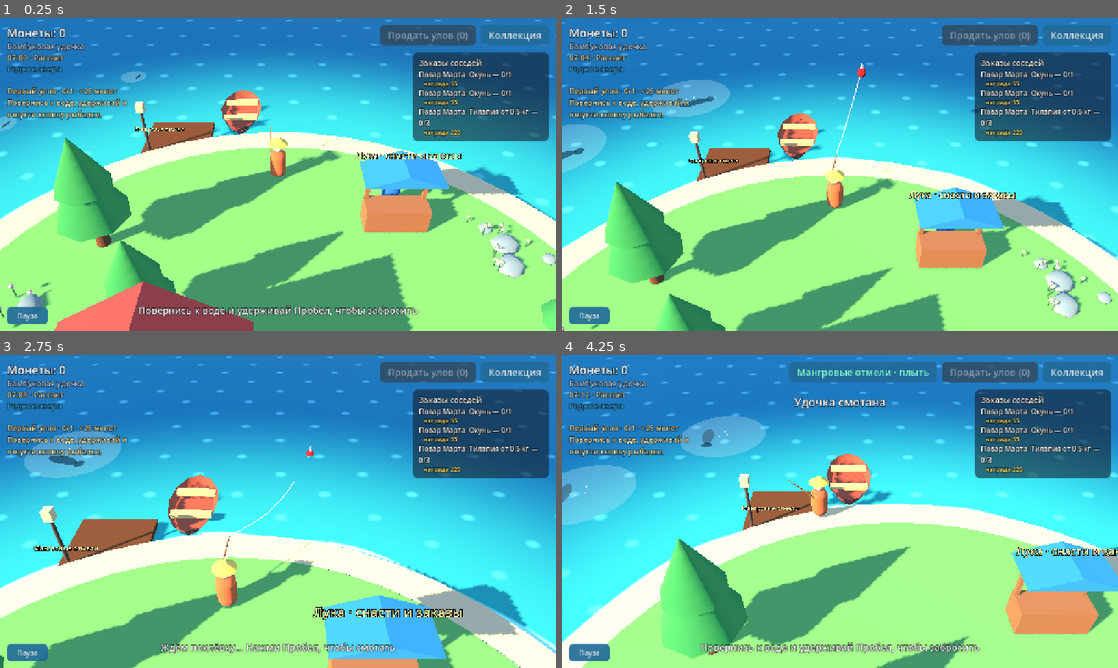
Above: before the commit, frames 1-4 (two rows, left to right).
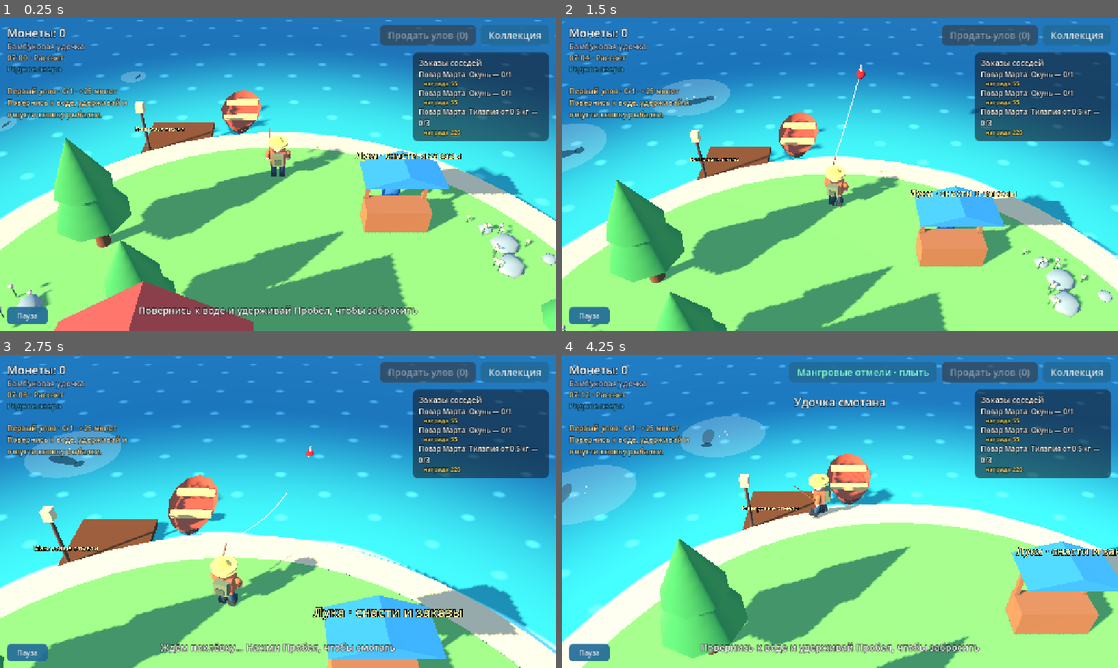
Above: after the commit, the same moments.

Repository: s-cryptor/fishing
Game: Godot game, scene res://scenes/main.tscn
Same seed, same stepped clock (60 frames per second), same inputs: the game is played once before the commit and once after it.
Inputs (mouse positions are in pixels of both pictures, inside the frame that each line leads up to):
- Up to frame 1 (0.25 s): no input
- Up to frame 2 (1.5 s): move the mouse to (962, 158) at 0.52 s; hold D (move_right) 0.53-1.28 s; hold Space (fish_action) 0.53-1.28 s; click (962, 158) at 0.67 s; move the mouse to (728, 190) at 1.27 s; hold S (move_back) from 1.28 s (still down); tap E (interact) at 1.35 s
- Up to frame 3 (2.75 s): move the mouse to (333, 442) at 2.02 s; release S (move_back) at 2.03 s; hold D (move_right) from 2.03 s (still down); hold C (toggle_collection) from 2.03 s (still down)
- Up to frame 4 (4.25 s): move the mouse to (812, 574) at 2.77 s; release D (move_right) at 2.78 s; release C (toggle_collection) at 2.78 s; hold W (move_forward) 2.78-3.53 s; tap Space (fish_action) at 2.85 s; click (812, 574) at 2.92 s; move the mouse to (1006, 558) at 3.52 s; hold A (move_left) from 3.53 s (still down); hold E (interact) from 3.53 s (still down)

The runs differ from the first frame. In frame 1, 0.5% of the frame differs, in the area x 47-63%, y 34-51%; in frame 2, 5.4%, in the area x 0-100%, y 1-100%; in frame 3, 1.0%; in frame 4, 0.6%.

Commit message:
feat: add animated low-poly fisherman model

Diff:
--- a/scenes/player.tscn
+++ b/scenes/player.tscn
@@ -1,6 +1,7 @@
 [gd_scene format=3]
 
 [ext_resource type="Script" path="res://scripts/world/player.gd" id="1_player"]
+[ext_resource type="Script" path="res://scripts/world/fisher_model.gd" id="2_model"]
 
 [sub_resource type="CapsuleShape3D" id="shape"]
 radius = 0.35
@@ -49,6 +50,7 @@
 
 [node name="Model" type="Node3D" parent="."]
 transform = Transform3D(-1, 0, 0, 0, 1, 0, 0, 0, -1, 0, 0, 0)
+script = ExtResource("2_model")
 
 [node name="Body" type="MeshInstance3D" parent="Model"]
 transform = Transform3D(1, 0, 0, 0, 1, 0, 0, 0, 1, 0, 0.7, 0)
--- /dev/null
+++ b/scripts/world/fisher_model.gd
@@ -0,0 +1,87 @@
+class_name FisherModel
+extends Node3D
+## Собственная игрушечная модель рыбака, собранная из low-poly деталей.
+
+var _legs: Array[Node3D] = []
+var _arms: Array[Node3D] = []
+var _step := 0.0
+
+
+func _ready() -> void:
+	var coat := BoxMesh.new()
+	coat.size = Vector3(0.64, 0.65, 0.43)
+	$Body.mesh = coat
+	$Body.position.y = 1.05
+	var coat_material := StandardMaterial3D.new()
+	coat_material.albedo_color = Color("#dc7547")
+	$Body.material_override = coat_material
+	for side in [-1, 1]:
+		var leg := Node3D.new()
+		leg.position = Vector3(side * 0.17, 0.66, 0)
+		add_child(leg)
+		_legs.append(leg)
+		var trouser := CylinderMesh.new()
+		trouser.top_radius = 0.13
+		trouser.bottom_radius = 0.11
+		trouser.height = 0.46
+		trouser.radial_segments = 6
+		_part(leg, trouser, Vector3(0, -0.22, 0), Color("#355765"))
+		var boot := BoxMesh.new()
+		boot.size = Vector3(0.24, 0.21, 0.38)
+		_part(leg, boot, Vector3(0, -0.52, 0.07), Color("#39433d"))
+		var arm := Node3D.new()
+		arm.position = Vector3(side * 0.43, 1.3, 0)
+		arm.rotation.x = -0.35
+		add_child(arm)
+		_arms.append(arm)
+		var sleeve := CapsuleMesh.new()
+		sleeve.radius = 0.12
+		sleeve.height = 0.48
+		sleeve.radial_segments = 6
+		sleeve.rings = 3
+		_part(arm, sleeve, Vector3(0, -0.2, 0), Color("#dc7547"))
+		var hand := SphereMesh.new()
+		hand.radius = 0.1
+		hand.height = 0.2
+		hand.radial_segments = 8
+		hand.rings = 4
+		_part(arm, hand, Vector3(0, -0.46, 0), Color("#f5c69d"))
+		var eye := SphereMesh.new()
+		eye.radius = 0.035
+		eye.height = 0.07
+		_part(self, eye, Vector3(side * 0.1, 1.65, 0.235), Color("#26383e"))
+	var brim := CylinderMesh.new()
+	brim.top_radius = 0.44
+	brim.bottom_radius = 0.44
+	brim.height = 0.055
+	brim.radial_segments = 12
+	_part(self, brim, Vector3(0, 1.82, 0), Color("#e9c76c"))
+	var backpack := BoxMesh.new()
+	backpack.size = Vector3(0.48, 0.5, 0.24)
+	_part(self, backpack, Vector3(0, 1.1, -0.32), Color("#718459"))
+	var pocket := BoxMesh.new()
+	pocket.size = Vector3(0.28, 0.22, 0.08)
+	_part(self, pocket, Vector3(0, 1.05, -0.48), Color("#536749"))
+	$Rod.position = Vector3(0.36, 1.35, 0.55)
+	$Rod.rotation.x = deg_to_rad(48)
+	$RodTip.position = Vector3(0.36, 1.8, 1.05)
+
+
+func animate_walk(moving: bool, delta: float) -> void:
+	if moving:
+		_step += delta * 11.0
+	for i in _legs.size():
+		var swing := sin(_step + i * PI) * 0.5 if moving else 0.0
+		_legs[i].rotation.x = lerpf(_legs[i].rotation.x, swing, 1.0 - exp(-16.0 * delta))
+		_arms[i].rotation.x = lerpf(_arms[i].rotation.x, -0.35 - swing * 0.6, 1.0 - exp(-16.0 * delta))
+
+
+func _part(parent: Node3D, mesh: Mesh, point: Vector3, color: Color) -> void:
+	var instance := MeshInstance3D.new()
+	instance.mesh = mesh
+	instance.position = point
+	var material := StandardMaterial3D.new()
+	material.albedo_color = color
+	material.roughness = 1.0
+	instance.material_override = material
+	parent.add_child(instance)
--- a/scripts/world/player.gd
+++ b/scripts/world/player.gd
@@ -6,7 +6,7 @@
 
 var can_move := true
 
-@onready var _model: Node3D = $Model
+@onready var _model: FisherModel = $Model
 @onready var rod_tip: Marker3D = $Model/RodTip
 
 
@@ -31,6 +31,7 @@
 	else:
 		velocity += get_gravity() * delta
 	move_and_slide()
+	_model.animate_walk(direction.length_squared() > 0.01, delta)
 
 	if direction.length_squared() > 0.01:
 		var yaw := atan2(direction.x, direction.z)
Not shown, added: scripts/world/fisher_model.gd.uid
Not shown, added: tests/progression_report.gd.uid
Not shown, changed: AGENTS.md
